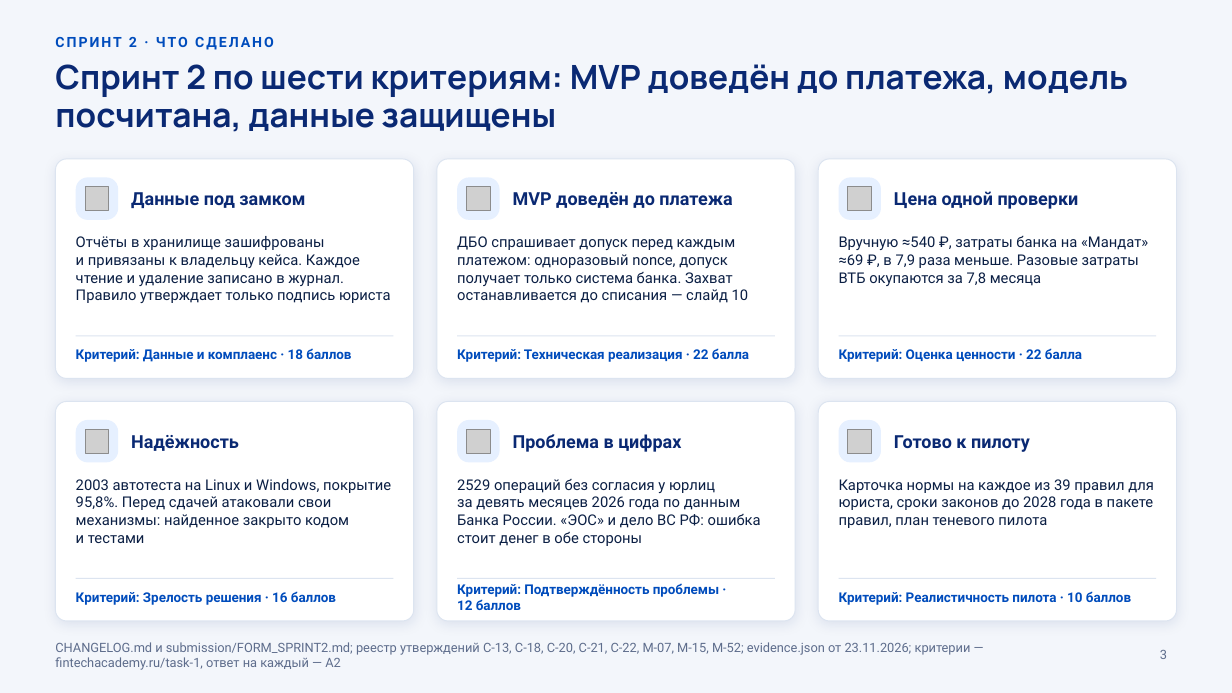
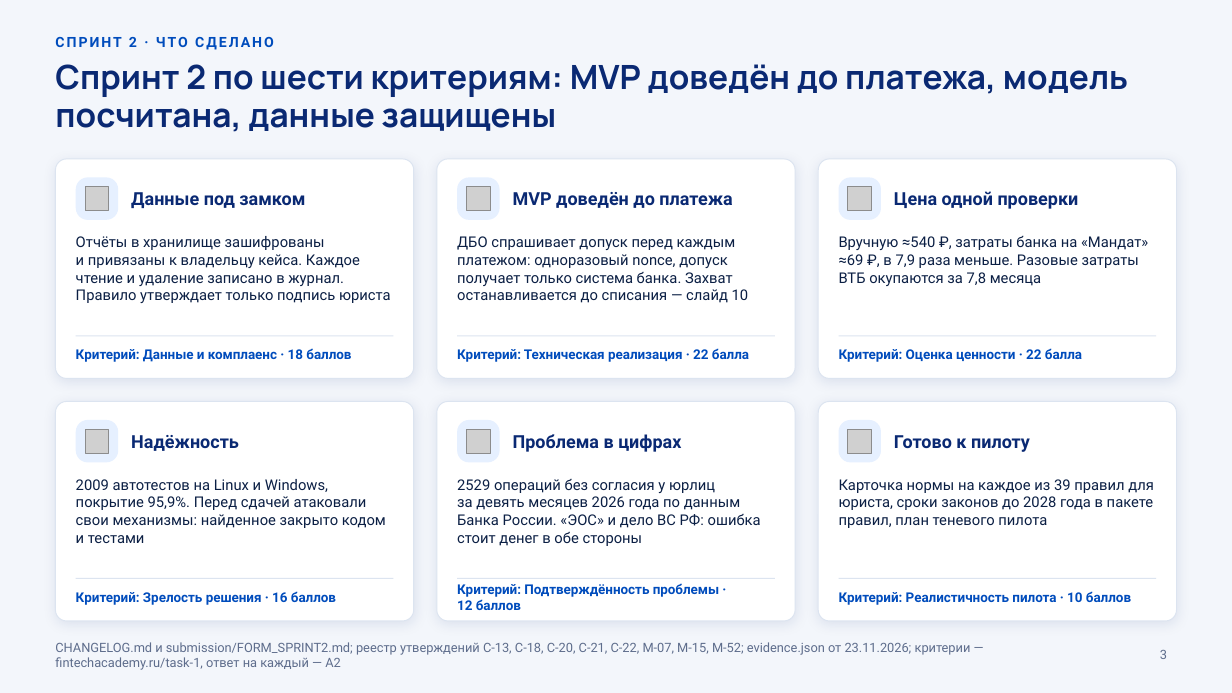
Before and after one commit to KonkovDV/Mandat, a slide deck: slide 3 of submission/slides/Mandat_VTB.pptx. Drawn at 1232x693 pixels with LibreOffice and Linux fonts; fonts in the diff are those of the drawing; grey boxes stand for pictures; background and template pictures are left out. Boxes give left, top, right and bottom in pixels: in the first picture for what was removed or moved away, otherwise in the second. Text is boxed around its words. In the diff, an @@ line names an element or a change of style, - is before the commit and + after.

Commit message:
monitoring: linear time on heavy batches, redelivered events deduplicated, bounded fan-out
The takeover window was searched again from every event: 20 000 events of one company took
23 s, an 8 MB batch kept a worker busy for minutes. The window now slides in one pass and matches
the old direct search on 300 random batches with ties and edge windows; revocations find their
rights by POA number and deadlines by chain index. 8 MB now takes 0.3 s.

The same event delivered twice gives one alert. A batch may produce at most 1 000 000
alert-to-right links; beyond that the API answers 422 and the CLI exits with code 2.
Threat model, run docs, form and changelog updated; evidence rebuilt, 2009 tests.

```diff
--- a/submission/slides/Mandat_VTB.pptx
+++ b/submission/slides/Mandat_VTB.pptx
@@ text at (x1=76, y1=479, x2=386, y2=543): text changed @@
-2003 автотеста на Linux и Windows, покрытие 95,8%. Перед сдачей атаковали свои механизмы: найденное закрыто кодом и тестами
+2009 автотестов на Linux и Windows, покрытие 95,9%. Перед сдачей атаковали свои механизмы: найденное закрыто кодом и тестами
```
Also in this commit, not shown: 7 other slides changed, 34 other files.
